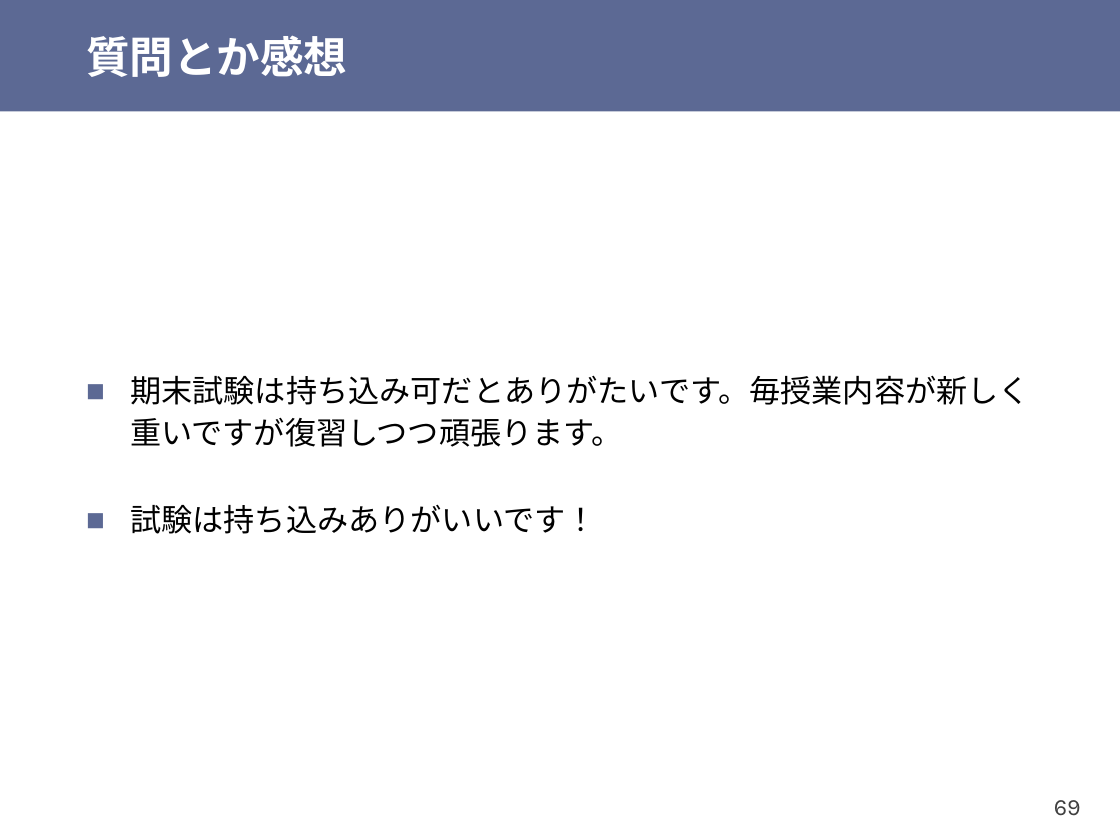
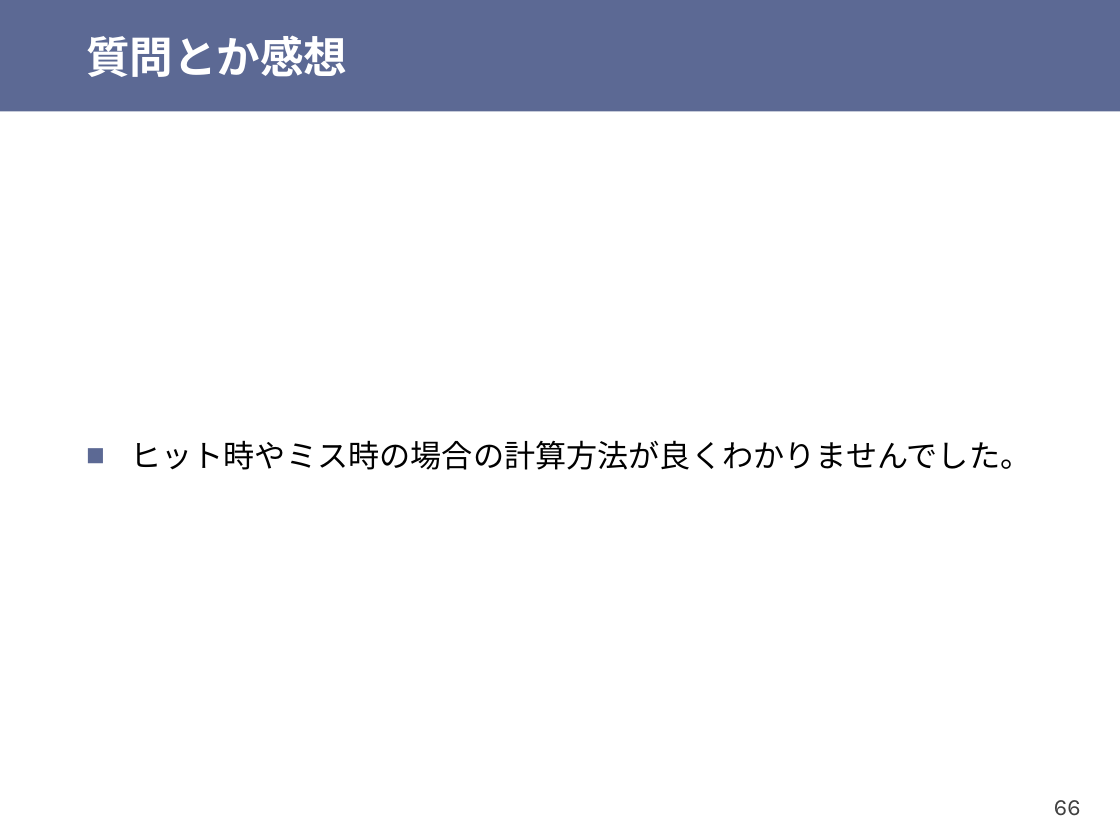
Before and after one commit to shioyadan/otya-computer-architecture-i, a slide deck: slide 66 of cai-shioya-10.pptx (slide 69 before the commit). Drawn at 1120x840 pixels with LibreOffice and Linux fonts; fonts in the diff are those of the drawing. Boxes give left, top, right and bottom in pixels: in the first picture for what was removed or moved away, otherwise in the second. Text is boxed around its words. In the diff, an @@ line names an element or a change of style, - is before the commit and + after.

```diff
--- a/cai-shioya-10.pptx
+++ b/cai-shioya-10.pptx
@@ text at box(130, 440, 1031, 470): text changed @@
-■ 期末試験は持ち込み可だとありがたいです。毎授業内容が新しく重いですが復習しつつ頑張ります。
-■ 試験は持ち込みありがいいです！
+■ ヒット時やミス時の場合の計算方法が良くわかりませんでした。
@@ page number at box(1054, 800, 1081, 816): text changed @@
-69
+66
```
Also in this commit, not shown: 25 other slides changed, 2 slides added, 25 slides removed, 1 other file.
